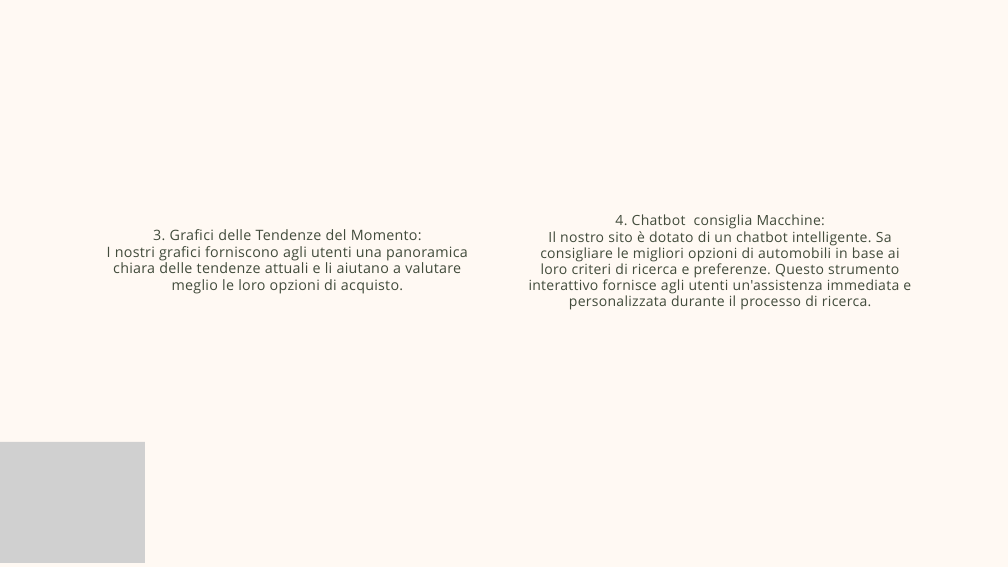
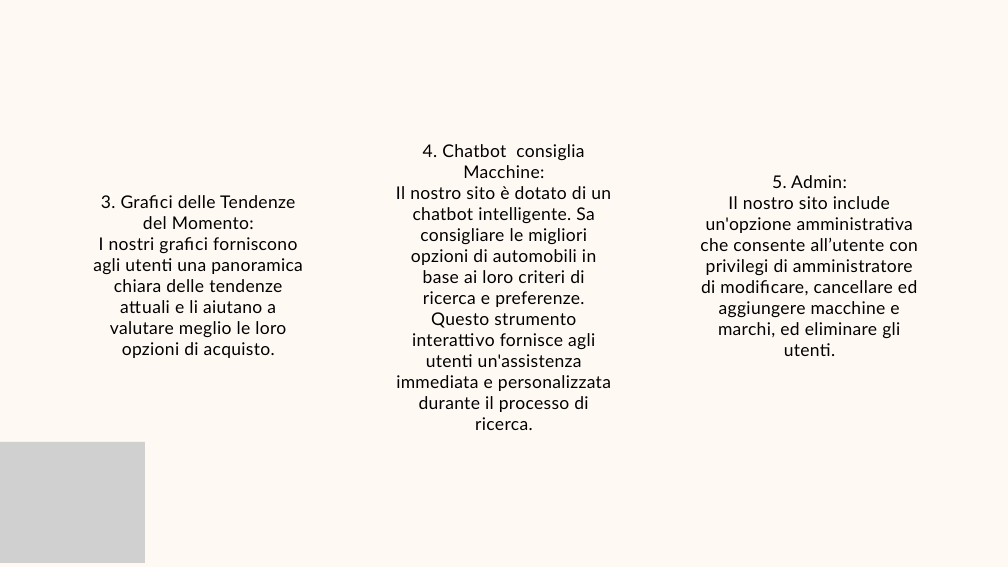
Before and after one commit to KKatowice/ProjectWork, a slide deck: slide 6 of presentazione/Presentazione ProjectWork-DrivenChoice.pptx. Drawn at 1008x567 pixels with LibreOffice and Linux fonts; fonts in the diff are those of the drawing; grey boxes stand for pictures. Boxes give left, top, right and bottom in pixels: in the first picture for what was removed or moved away, otherwise in the second. Text is boxed around its words. In the diff, an @@ line names an element or a change of style, - is before the commit and + after.

```diff
--- a/presentazione/Presentazione ProjectWork-DrivenChoice.pptx
+++ b/presentazione/Presentazione ProjectWork-DrivenChoice.pptx
@@ text "4. Chatbot consiglia Macchine:": place and size @@
-text "4. Chatbot consiglia Macchine:" at box(529, 214, 911, 310)
+text "4. Chatbot consiglia Macchine:" at box(396, 144, 611, 430)
@@ text "4. Chatbot consiglia Macchine:" at box(396, 144, 611, 430): size 20 to 25 pt, font Open Sans to Lato, text colour #414B3B to #000000, letter spacing 0.4 to 0.5 pt; line spacing 23.2pt to 30pt @@
@@ text added at box(700, 175, 918, 356), 25 pt, text #000000 @@
+5. Admin:
+Il nostro sito include un'opzione amministrativa che consente all’utente con privilegi di amministratore di modificare, cancellare ed aggiungere macchine e marchi, ed eliminare gli utenti.
@@ text "3. Grafici delle Tendenze del ...": place and size @@
-text "3. Grafici delle Tendenze del ..." at box(107, 229, 468, 294)
+text "3. Grafici delle Tendenze del ..." at box(93, 195, 303, 358)
@@ text "3. Grafici delle Tendenze del ..." at box(93, 195, 303, 358): size 20.3 to 25 pt, font Open Sans to Lato, text colour #414B3B to #000000, letter spacing 0.4 to 0.5 pt; line spacing 23.6pt to 30pt @@
```
Also in this commit, not shown: 6 other slides changed, 2 slides added, 1 slide removed.
